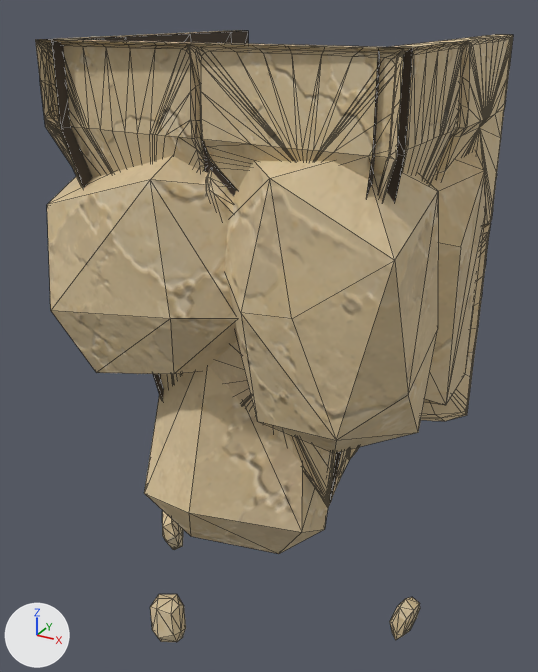
The glTF model assets/custom/models/ground_modules/ground_bottom_square_end_09.glb, before and after one commit.
The view is the same before and after, from a 50 mm camera at (1.53, -1.53, 1.07) aimed at (0.43, 0.47, 0.07). Every picture has the same lights, and +X, +Y and +Z are marked at lower left. The older version comes first. Mesh edges are drawn as thin lines. Vertices at exactly the same position are counted once.

Objects in the first picture: 'GroundBottomSquareEnd09_Body'.
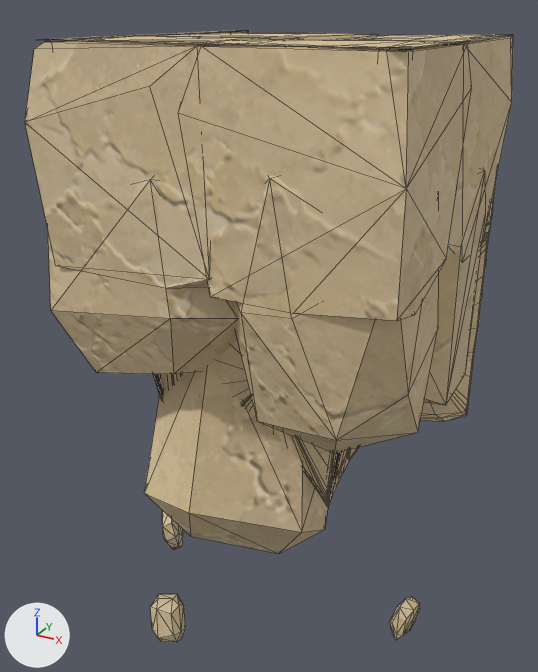
Where the change shows, as pixel boxes (x1, y1, x2, y2) in the pictures (538 x 672 px):
'GroundBottomSquareEnd09_Body', reshaped: before (35, 31, 513, 642); after (25, 31, 513, 642)
part 1 of me_groundbottomsquareend09_bodymesh, added (beige): after (25, 36, 301, 288)
part 2 of me_groundbottomsquareend09_bodymesh, added (beige): after (179, 39, 469, 321)
part 3 of me_groundbottomsquareend09_bodymesh, added (brown): after (346, 35, 513, 256)
part 4 of me_groundbottomsquareend09_bodymesh, added (beige): after (167, 33, 378, 39)
part 5 of me_groundbottomsquareend09_bodymesh, built on (beige): before (35, 35, 513, 179)

Patch to the scene script:
```diff
--- a/assets/custom/models/ground_modules/ground_bottom_square_end_09.glb.py
+++ b/assets/custom/models/ground_modules/ground_bottom_square_end_09.glb.py
@@ me_groundbottomsquareend09_bodymesh @@
 # used by ob_groundbottomsquareend09_body; location = (0.0, 0.0, 0.0)
-me_groundbottomsquareend09_bodymesh.from_pydata(...)  # 1331 vertices, 2523 faces; spans x -0.04..1.04, y -0.04..1.0, z -0.96..1.0
+me_groundbottomsquareend09_bodymesh.from_pydata(...)  # 1188 vertices, 2093 faces; spans x -0.04..1.04, y -0.04..1.0, z -0.96..1.0
+# me_groundbottomsquareend09_bodymesh part 1: a new loose piece of 27 vertices spanning x -0.04..0.63, y -0.04..0.66, z 0.4..1.0, in mat_sandstone_plate_13_008
+# me_groundbottomsquareend09_bodymesh part 2: a new loose piece of 26 vertices spanning x 0.37..1.04, y -0.04..0.59, z 0.4..1.0, in mat_sandstone_plate_13_008
+# me_groundbottomsquareend09_bodymesh part 3: a new loose piece of 26 vertices spanning x 0.54..1.04, y 0.26..1.0, z 0.4..1.0, in mat_sandstone_plate_13_008
+# me_groundbottomsquareend09_bodymesh part 4: a new loose piece of 26 vertices spanning x -0.04..0.57, y 0.28..1.0, z 0.4..1.0, in mat_sandstone_plate_13_008
+# me_groundbottomsquareend09_bodymesh part 5: 13 vertices moved within x -0.01..1.0, y 0.02..0.99, z 0.78; 248 vertices removed from x -0.01..1.0, y 0.0..1.0, z 0.78..1.0
 me_groundbottomsquareend09_bodymesh.materials.append(mat_sandstone_plate_1_008)
```
